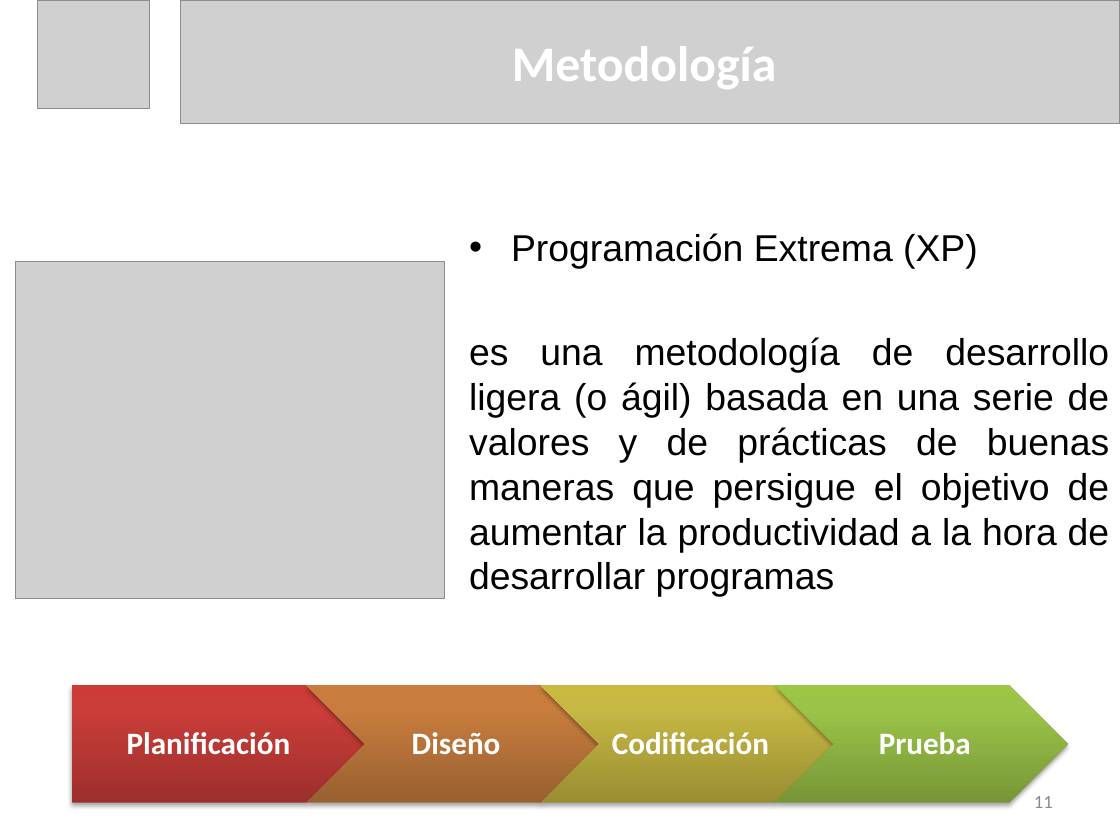
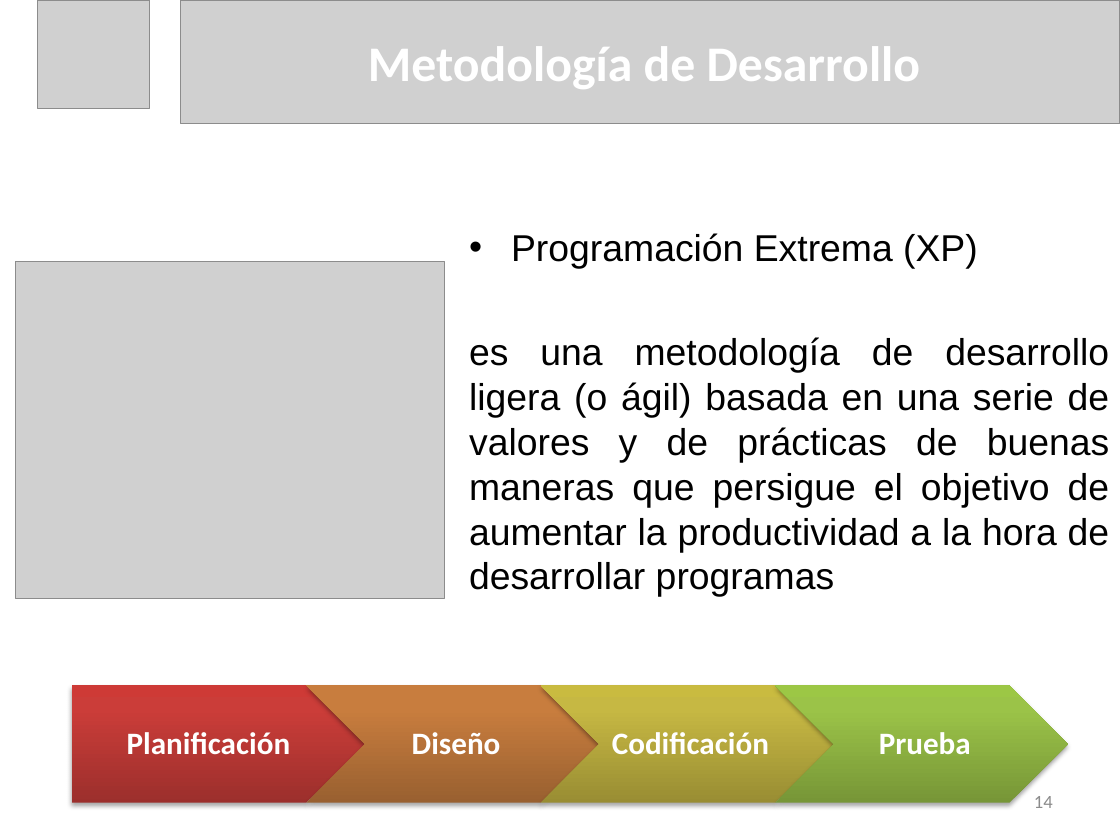
Before and after one commit to dariel-cabrera/MoreCoasts, a slide deck: slide 14 of DOC/Presentacion de Tesis Dariel Cabrera Lopez.pptx (slide 11 before the commit). Drawn at 1120x840 pixels with LibreOffice and Linux fonts; fonts in the diff are those of the drawing; grey boxes stand for pictures. Boxes give left, top, right and bottom in pixels: in the first picture for what was removed or moved away, otherwise in the second. Text is boxed around its words. In the diff, an @@ line names an element or a change of style, - is before the commit and + after.

```diff
--- a/DOC/Presentacion de Tesis Dariel Cabrera Lopez.pptx
+++ b/DOC/Presentacion de Tesis Dariel Cabrera Lopez.pptx
@@ title at <box>368,46,921,89</box>: text changed @@
-Metodología
+Metodología de Desarrollo
@@ page number at <box>1034,796,1053,808</box>: text changed @@
-11
+14
```
Also in this commit, not shown: 3 other slides changed, 10 slides added, 4 other files.
